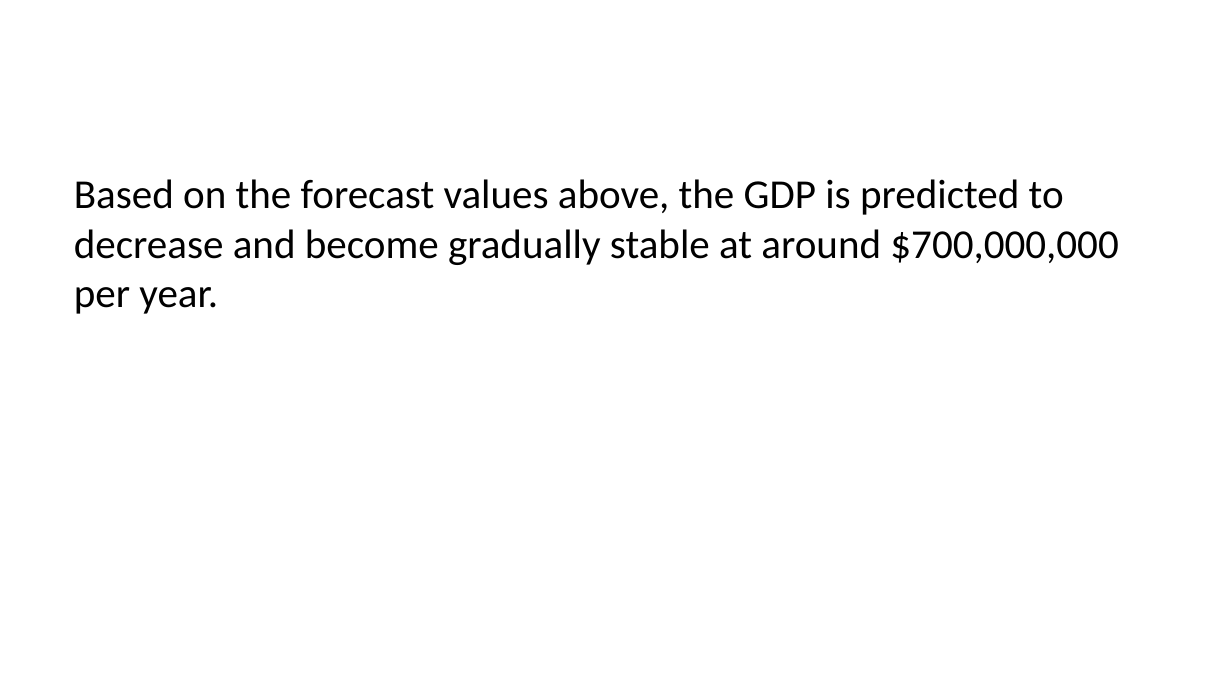
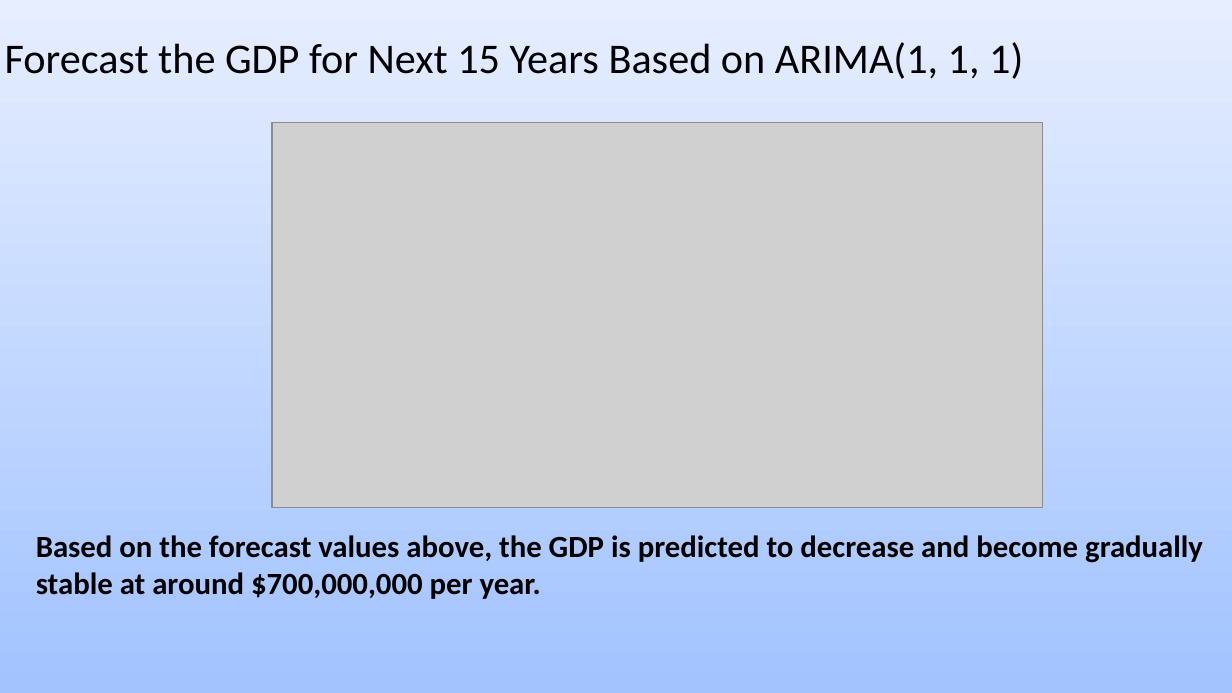
Before and after one commit to msspprojects/615finalproject, a slide deck: slide 5 of 615final2.pptx (slide 11 before the commit). Drawn at 1232x693 pixels with LibreOffice and Linux fonts; fonts in the diff are those of the drawing; grey boxes stand for pictures. Boxes give left, top, right and bottom in pixels: in the first picture for what was removed or moved away, otherwise in the second. Text is boxed around its words. In the diff, an @@ line names an element or a change of style, - is before the commit and + after.

```diff
--- a/615final2.pptx
+++ b/615final2.pptx
@@ background #FFFFFF to gradient #A2C3FF to #E6EEFF @@
@@ text added at box(5, 42, 1023, 79), 24.8 pt, text #000000 @@
+Forecast the GDP for Next 15 Years Based on ARIMA(1, 1, 1)
@@ picture added at box(272, 122, 1042, 508) @@
@@ text "Based on the forecast values ...": place and size @@
-text "Based on the forecast values ..." at box(74, 179, 1118, 314)
+text "Based on the forecast values ..." at box(36, 535, 1203, 599)
@@ text "Based on the forecast values ..." at box(36, 535, 1203, 599): size 24 to 18 pt, bold on @@
```
Also in this commit, not shown: 1 other slide changed, 8 slides added, 9 slides removed, 7 other files.
